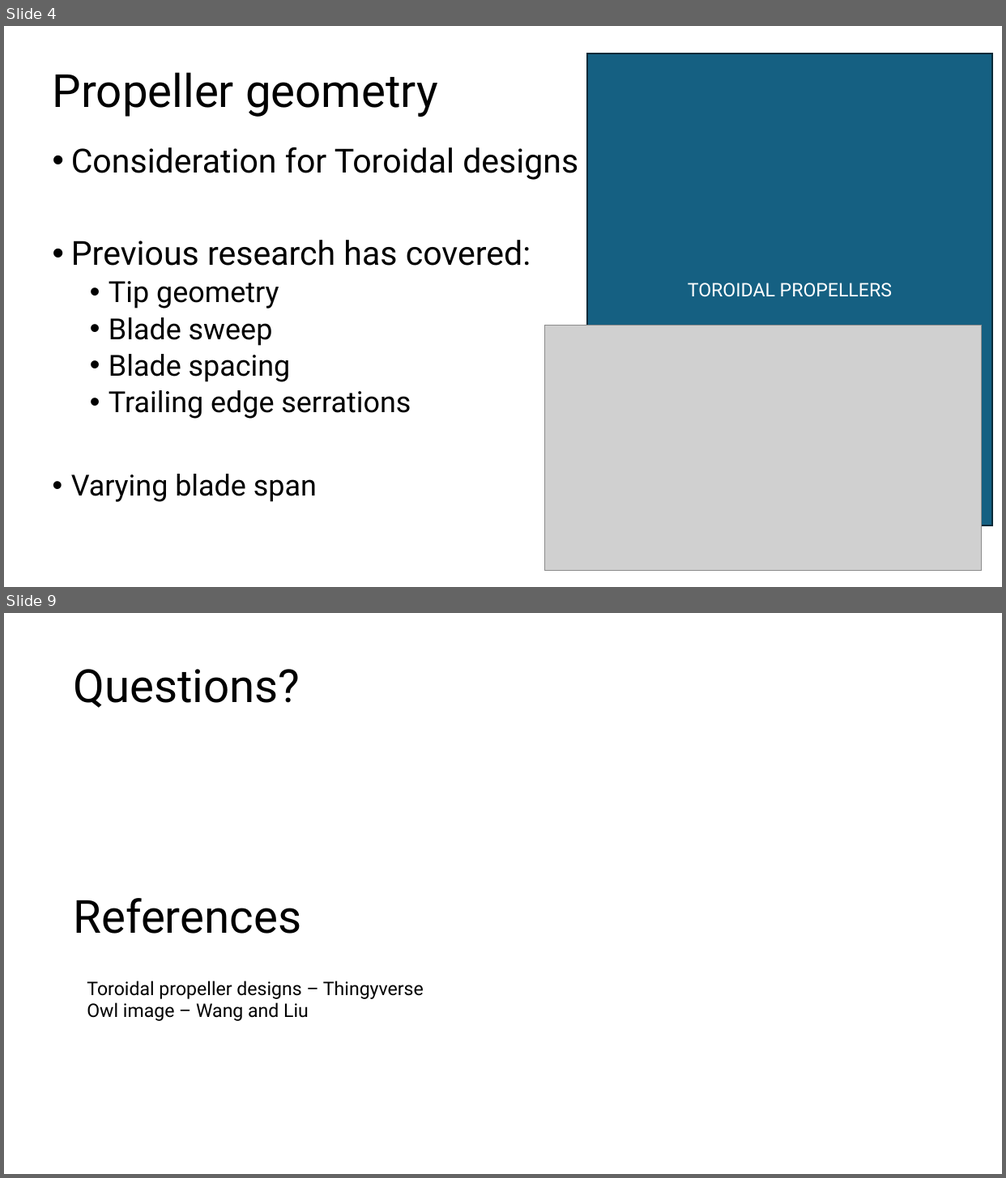
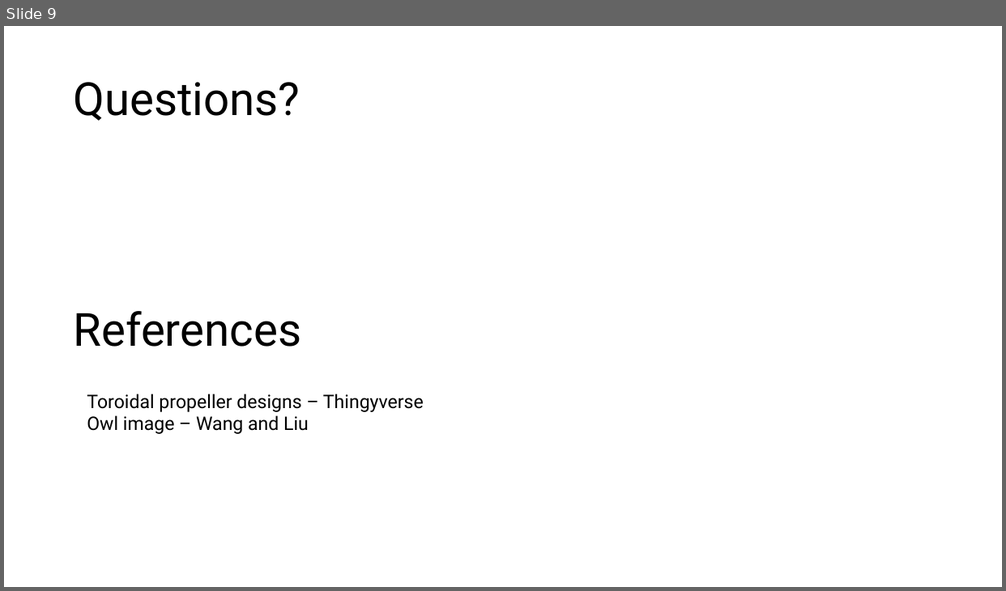
Before and after one commit to lpender3672/propeller-acoustics, a slide deck: deliverables/michaelmas_presentation.pptx. Shown one above the other, each under a label of ours: slides 4 and 9 before the commit, slide 9 after it; the slides between them are not shown. The pictures are 1006x1178 and 1006x591 pixels, drawn with LibreOffice and Linux fonts; fonts in the diff are those of the drawing; grey boxes stand for pictures. Boxes give left, top, right and bottom in pixels: in the first picture for what was removed or moved away, otherwise in the second. Text is boxed around its words. In the diff, an @@ line names an element or a change of style, - is before the commit and + after.

```diff
--- a/deliverables/michaelmas_presentation.pptx
+++ b/deliverables/michaelmas_presentation.pptx
@@ slide 4 removed at bbox=[4, 26, 1002, 587], background #FFFFFF @@
@@ title removed at bbox=[53, 72, 438, 117] @@
-Propeller geometry
@@ rectangle removed at bbox=[588, 53, 993, 525] @@
-TOROIDAL PROPELLERS
@@ text removed at bbox=[71, 147, 578, 502] @@
-• Consideration for Toroidal designs
-• Previous research has covered:
-  • Tip geometry
-  • Blade sweep
-  • Blade spacing
-  • Trailing edge serrations
-• Varying blade span
@@ picture removed at bbox=[545, 326, 982, 571] @@
```
Also in this commit, not shown: 6 slides changed, 2 slides added, 1 other slide removed, 6 other files.
